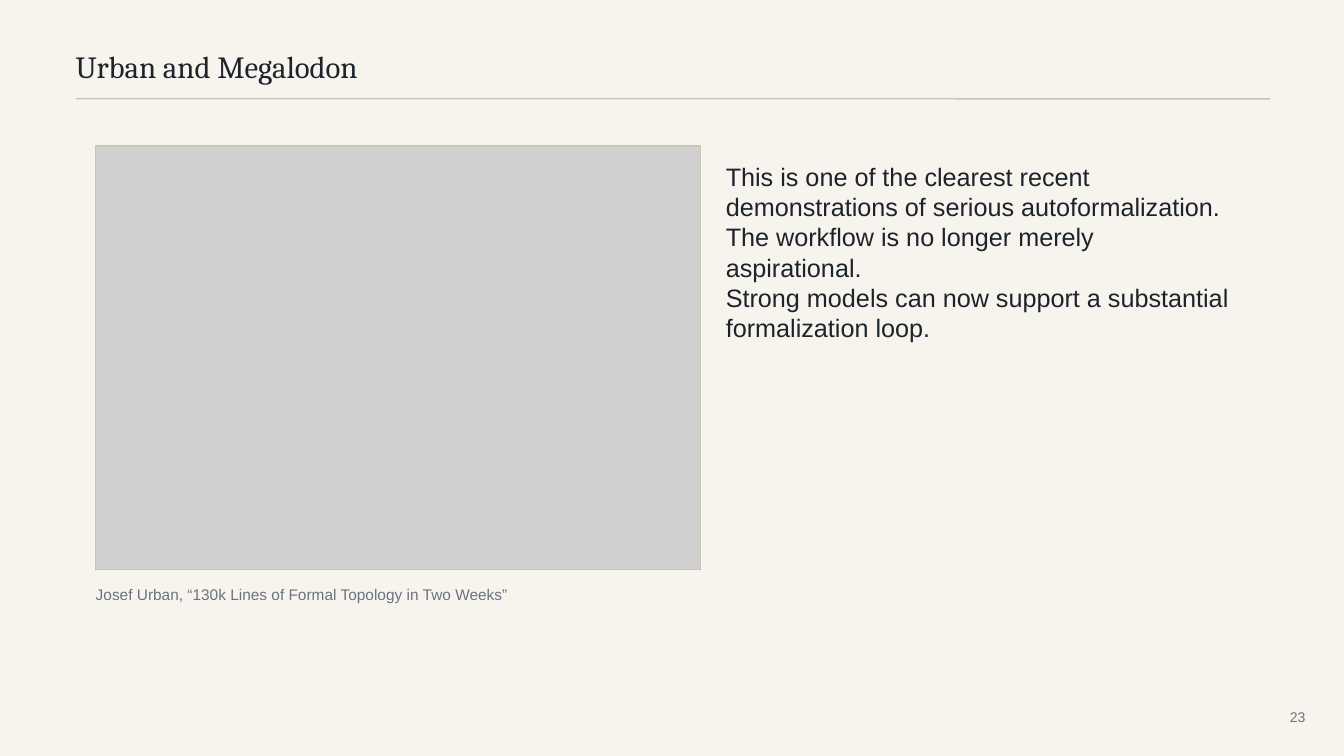
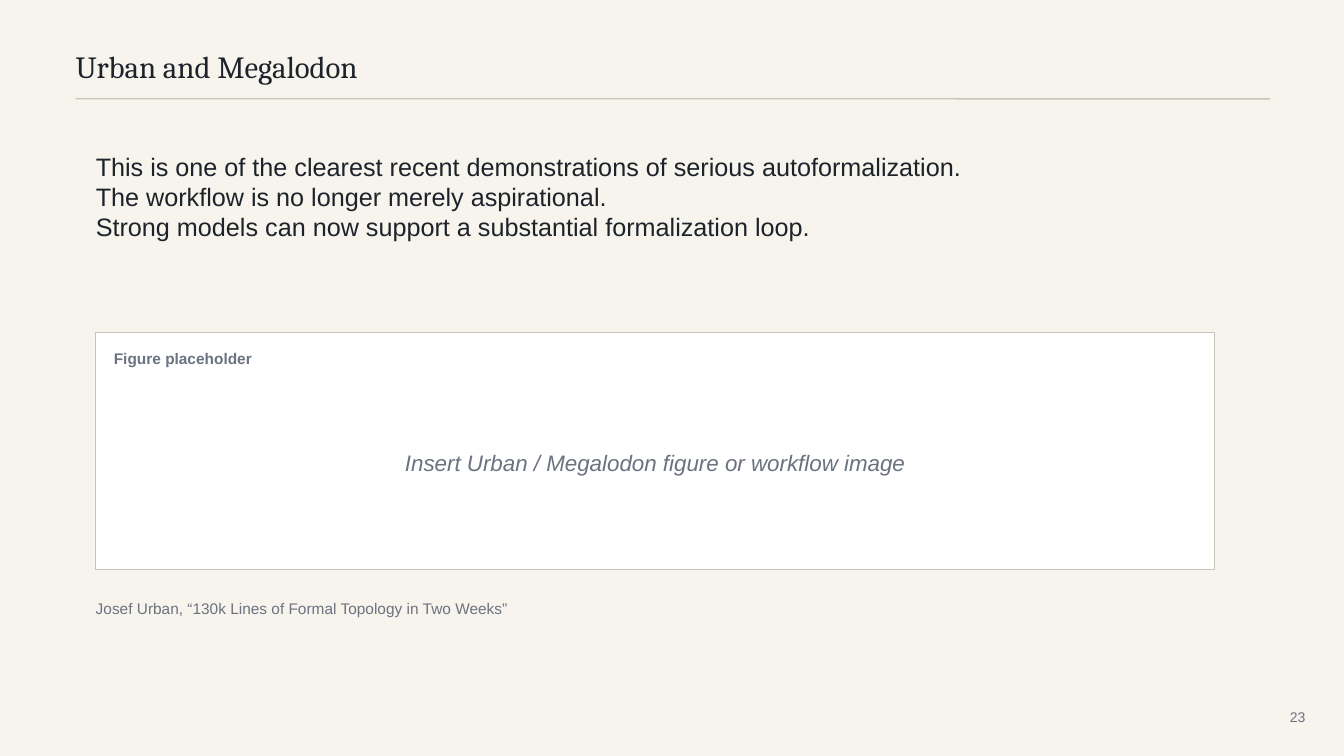
Before and after one commit to mattrobball/2026_03_09-colloquium, a slide deck: slide 23 of deck/should-you-trust-an-ai-mathematician.pptx. Drawn at 1344x756 pixels with LibreOffice and Linux fonts; fonts in the diff are those of the drawing; grey boxes stand for pictures. Boxes give left, top, right and bottom in pixels: in the first picture for what was removed or moved away, otherwise in the second. Text is boxed around its words. In the diff, an @@ line names an element or a change of style, - is before the commit and + after.

Commit message:
Simplify slide layouts and block figures

```diff
--- a/deck/should-you-trust-an-ai-mathematician.pptx
+++ b/deck/should-you-trust-an-ai-mathematician.pptx
@@ picture removed at box(96, 146, 701, 570) @@
@@ text "This is one of the ..." rewrapped from box(726, 167, 1228, 343) to box(96, 157, 961, 242) @@
@@ rectangle: place and size @@
-rectangle at box(96, 146, 701, 570)
+rectangle at box(96, 333, 1215, 570)
@@ rectangle at box(96, 333, 1215, 570): fill none to #FFFFFF @@
@@ text added at box(114, 353, 252, 367), 11 pt, text #6B7280, bold @@
+Figure placeholder
@@ text added at box(405, 455, 905, 476), 16 pt, text #6B7280, italic @@
+Insert Urban / Megalodon figure or workflow image
@@ text "Josef Urban, “130k Lines of ...": place and size @@
-text "Josef Urban, “130k Lines of ..." at box(96, 589, 507, 603)
+text "Josef Urban, “130k Lines of ..." at box(96, 603, 507, 617)
```
Also in this commit, not shown: 13 other slides changed, 2 other files.
